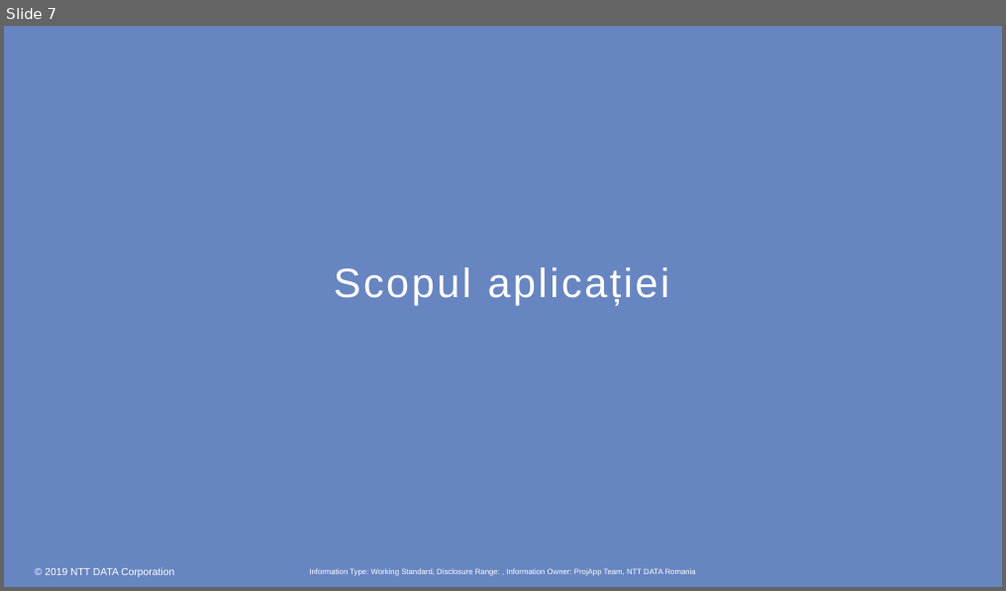
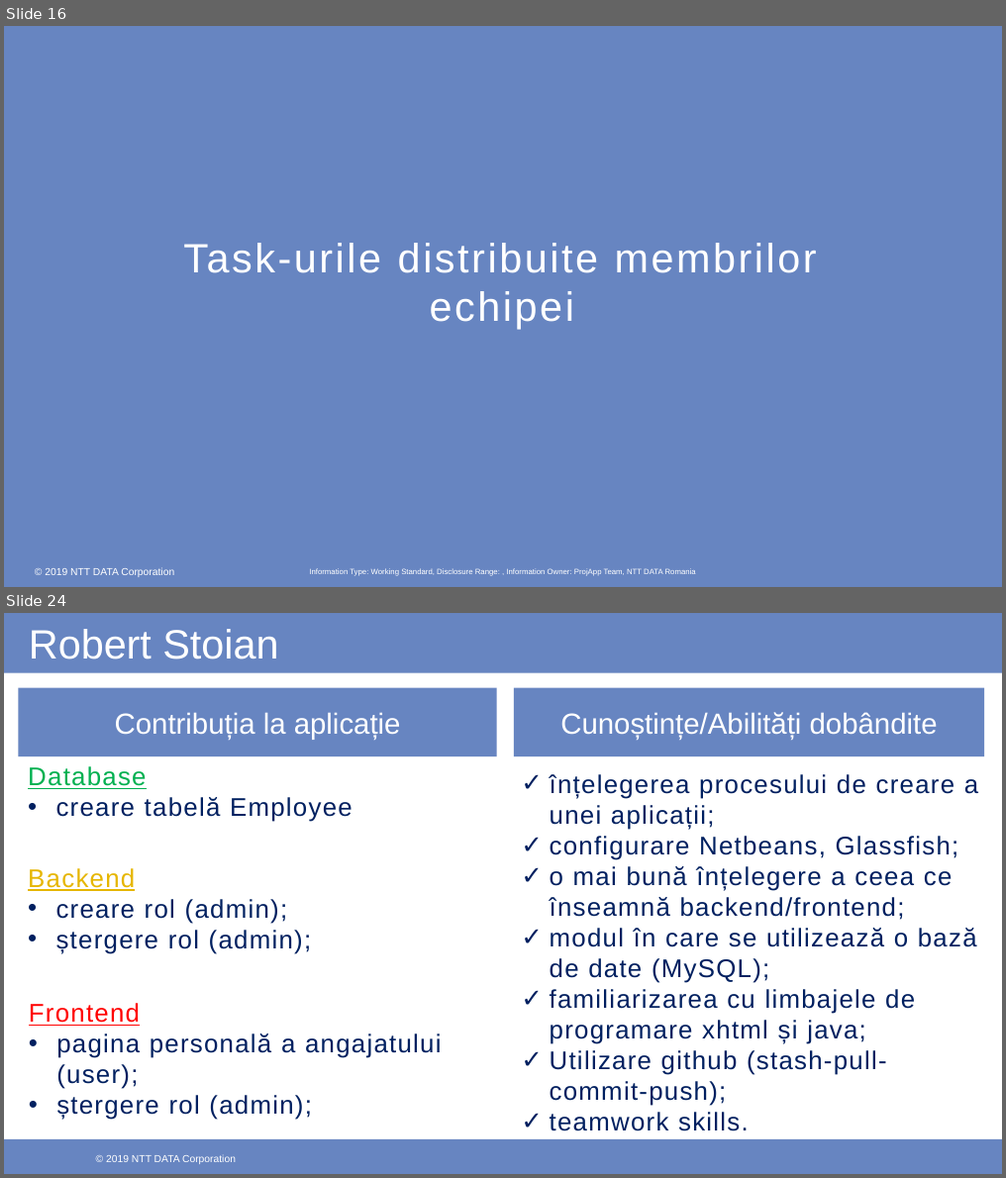
Before and after one commit to marianungureanu/ProjApp, a slide deck: ProjAppPresentation.pptx. Shown one above the other, each under a label of ours: slide 7 before the commit, slides 16 and 24 after it; the slides between them are not shown. The pictures are 1006x591 and 1006x1178 pixels, drawn with LibreOffice and Linux fonts; fonts in the diff are those of the drawing; background and template pictures are left out. Boxes give left, top, right and bottom in pixels: in the first picture for what was removed or moved away, otherwise in the second. Text is boxed around its words. In the diff, an @@ line names an element or a change of style, - is before the commit and + after.

```diff
--- a/ProjAppPresentation.pptx
+++ b/ProjAppPresentation.pptx
@@ slide 24 added at [4,613,1002,1174], background #FFFFFF @@
@@ rectangle added at [4,613,1002,672], fill #6785C1 @@
@@ text added at [29,629,278,660], 39.4 pt, text #FFFFFF @@
+Robert Stoian
@@ rectangle added at [18,688,497,757], fill #6785C1, 28 pt, text #FFFFFF @@
+Contribuția la aplicație
@@ rectangle added at [514,688,985,757], fill #6785C1, 28 pt, text #FFFFFF @@
+Cunoștințe/Abilități dobândite
@@ text added at [28,766,352,822], 24.6 pt, text #002060 @@
+Database
+• creare tabelă Employee
@@ text added at [549,774,978,1132], 24.6 pt, text #002060 @@
+✓ înțelegerea procesului de creare a unei aplicații;
+✓ configurare Netbeans, Glassfish;
+✓ o mai bună înțelegere a ceea ce înseamnă backend/frontend;
+✓ modul în care se utilizează o bază de date (MySQL);
+✓ familiarizarea cu limbajele de programare xhtml și java;
+✓ Utilizare github (stash-pull-commit-push);
+✓ teamwork skills.
@@ text added at [28,868,312,955], 24.6 pt, text #002060 @@
+Backend
+• creare rol (admin);
+• ștergere rol (admin);
@@ text added at [29,1003,441,1120], 24.6 pt, text #002060 @@
+Frontend
+• pagina personală a angajatului (user);
+• ștergere rol (admin);
@@ rectangle added at [4,1140,1002,1174], fill #6785C1 @@
@@ rectangle added at [73,1143,234,1167], fill #6785C1 @@
@@ rectangle added at [411,1144,572,1168], fill #6785C1 @@
@@ text added at [94,1155,236,1164], 9.8 pt, text #FFFFFF @@
+© 2019 NTT DATA Corporation
@@ text added at [106,1155,224,1164], 9.8 pt, text #FFFFFF @@
+© 2019 NTT DATA Corporation
@@ page number added at [469,1149,537,1167], 14.8 pt, text #FFFFFF @@
+24
@@ what was slide 7 is now slide 16 @@
@@ slide 16 changed as well @@
@@ title at [183,243,817,329]: text changed @@
-Scopul aplicației
+Task-urile distribuite membrilor echipei
```
Also in this commit, not shown: 8 other slides changed, 21 other slides added, 2 slides removed.
